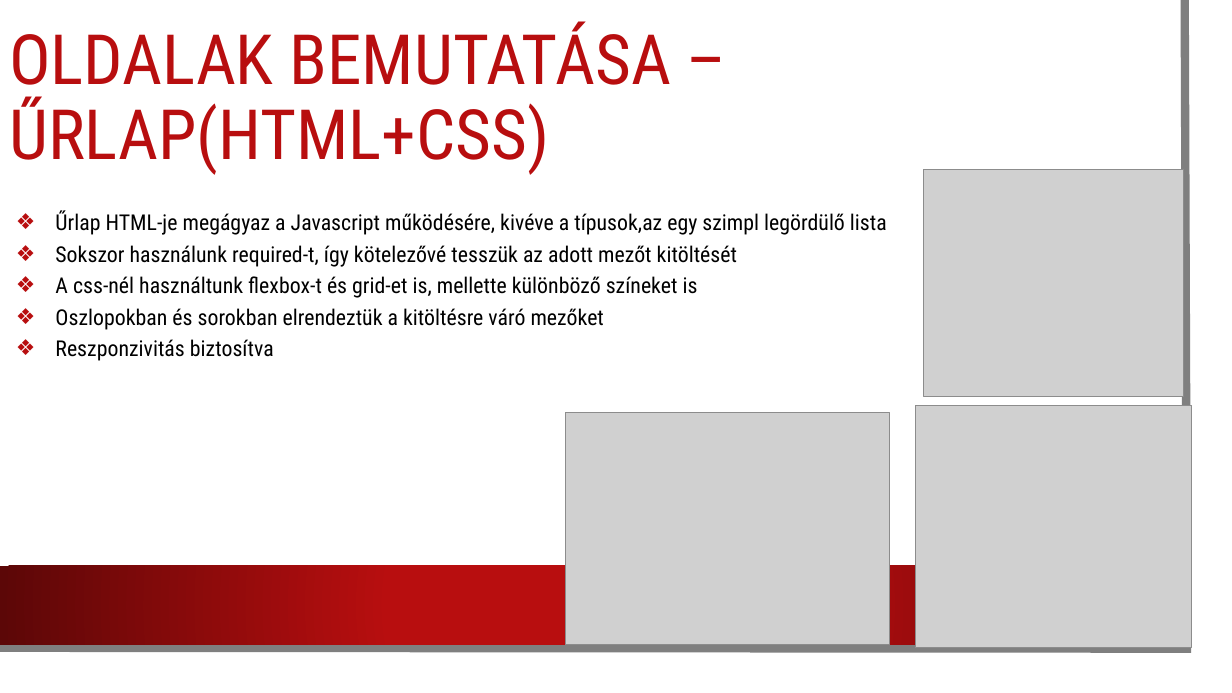
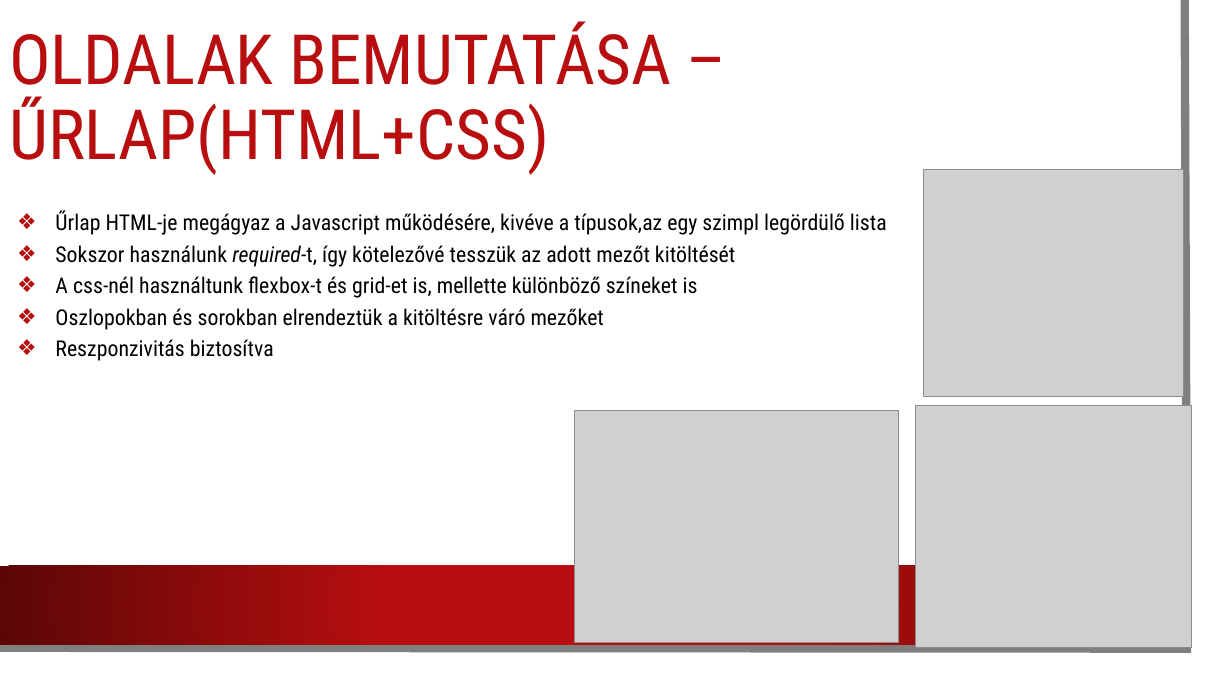
Before and after one commit to Kristof486/WebProjekt2026, a slide deck: slide 4 of Autókereskedés webproject.pptx. Drawn at 1232x693 pixels with LibreOffice and Linux fonts; fonts in the diff are those of the drawing; grey boxes stand for pictures; background and template pictures are left out. Boxes give left, top, right and bottom in pixels: in the first picture for what was removed or moved away, otherwise in the second. Text is boxed around its words. In the diff, an @@ line names an element or a change of style, - is before the commit and + after.

```diff
--- a/Autókereskedés webproject.pptx
+++ b/Autókereskedés webproject.pptx
@@ text "Űrlap HTML-je megágyaz a Javascript ..." at [55, 210, 887, 361]: italic on in "required-t,"; indent changed @@
@@ picture: place and size @@
-picture at [566, 412, 890, 645]
+picture at [575, 410, 899, 643]
```
Also in this commit, not shown: 4 other slides changed, 1 slide added, 1 slide removed.
